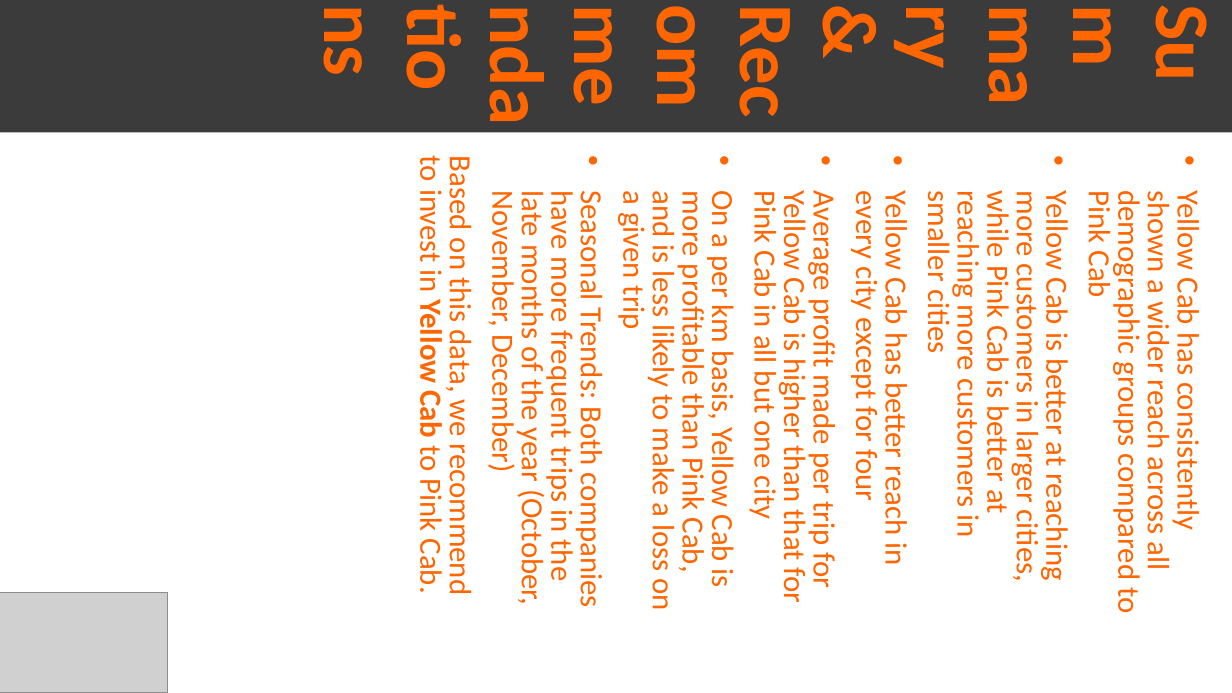
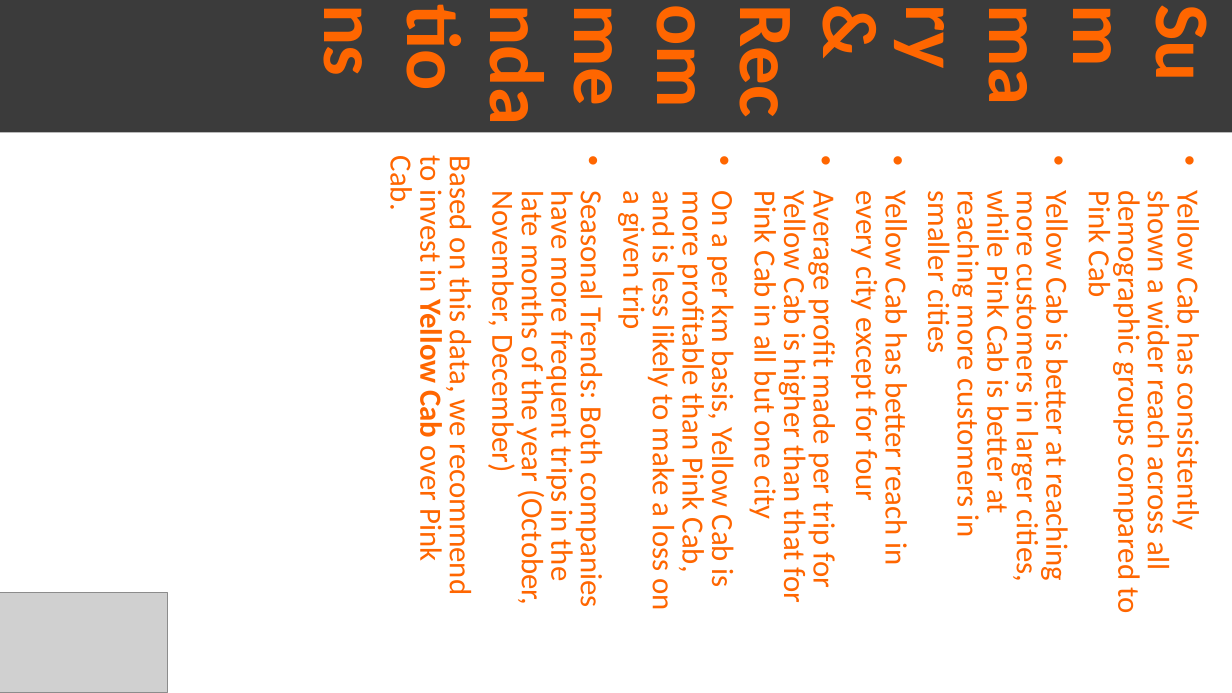
Before and after one commit to rainbow31499/lisum-10, a slide deck: slide 17 of week-3/Week_3_Presentation.pptx. Drawn at 1232x693 pixels with LibreOffice and Linux fonts; fonts in the diff are those of the drawing; grey boxes stand for pictures. Boxes give left, top, right and bottom in pixels: in the first picture for what was removed or moved away, otherwise in the second. Text is boxed around its words. In the diff, an @@ line names an element or a change of style, - is before the commit and + after.

```diff
--- a/week-3/Week_3_Presentation.pptx
+++ b/week-3/Week_3_Presentation.pptx
@@ subtitle at <box>382,158,480,591</box>: text changed @@
-Based on this data, we recommend to invest in Yellow Cab to Pink Cab.
+Based on this data, we recommend to invest in Yellow Cab over Pink Cab.
```
